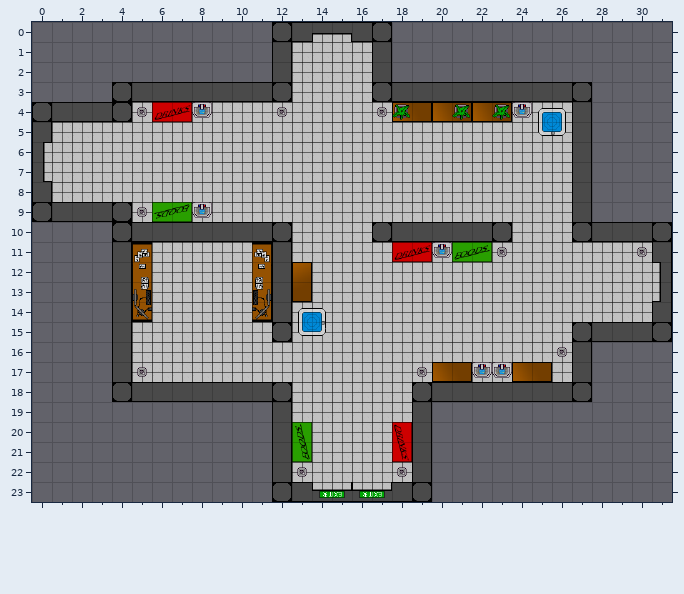
One commit to this Tiled map: res/levels/lobby.tmx. The first picture shows the starting point.
Cells are 32x32 px. Shown: x 0..31, y 0..23.
New version:
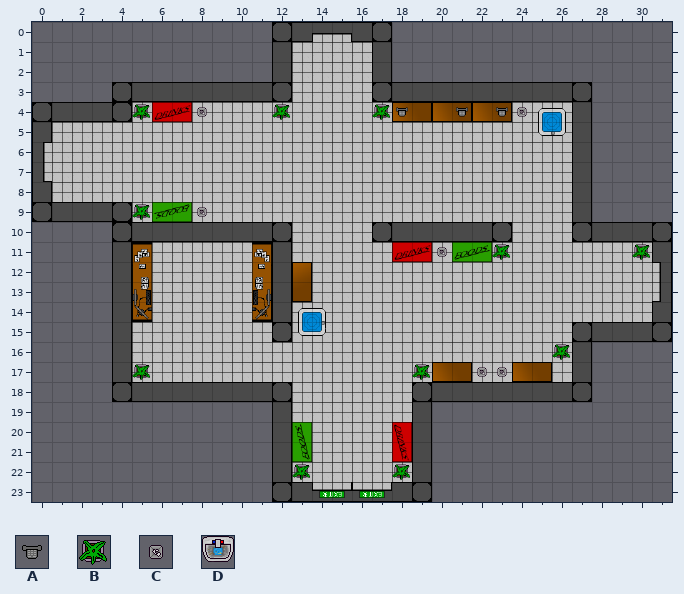
Key: from "default": A 2, B 3, C 4, D 5.
_ is an empty cell, . an unchanged one.
The exact change:
--- layer "Blocked"
@@ x 5..24 @@
- 4 C..D...C....C......D
+ 4 B..C...B....B......C
@@ x 5..8 @@
- 9 C..D
+ 9 B..C
@@ x 20..30 @@
-11 D..C......C
+11 C..B......B
@@ x 5..26 @@
-16 .....................C
-17 C.............C..DD...
+16 .....................B
+17 B.............B..CC...
@@ x 13..18 @@
-22 C....C
+22 B....B
--- layer "Small Object"
@@ x 18..23 @@
- 4 B..B.B
+ 4 A..A.A
